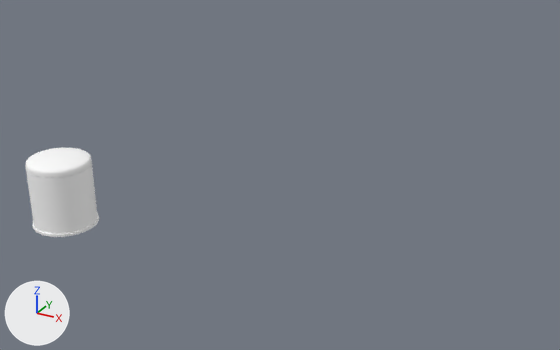
What one commit did to the FBX model project/Assets/Models/FBX/SM_Tea_Caddie.fbx.
Camera for both pictures: a 50 mm camera at (4.27, -4.13, 2.91) aimed at (1.76, 0.44, 0.62). Arrows for +X, +Y and +Z are at lower left; the lights stay in place. Where no turn or scale is listed for an object, it has been applied to the vertices.
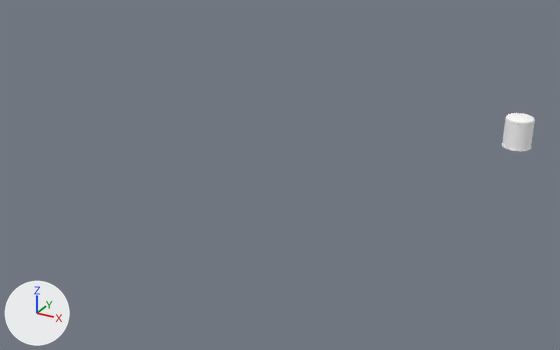
Where the change shows, as pixel boxes (x1, y1, x2, y2) in the pictures (560 x 350 px; the box of a moved part takes in the faces that stretch with it):
'pCylinder2', reshaped, moved (55% narrower, 57% shorter)
    before: (25, 147, 99, 237)
    after: (502, 113, 535, 151)
part 1 of me_mesh, moved or reshaped
    before: (25, 147, 92, 177)
    after: (505, 113, 535, 125)
part 2 of me_mesh, moved or reshaped
    before: (26, 164, 99, 237)
    after: (502, 119, 534, 151)

The edits, one by one:
me_mesh has 685 vertices, 670 faces and spans x -0.265..0.265, y -0.265..0.265, z -0.607..-0.022.
me_mesh is used by ob_pcylinder2; location (0.0, 0.0, 0.608).
me_mesh part 1: the loose piece of 242 vertices spanning x -0.255..0.255, y -0.255..0.255, z -0.1..-0.022 is scaled about its middle by 0.361, then moved by (0.0, 0.0, 0.153).
me_mesh part 2: the loose piece of 402 vertices spanning x -0.265..0.265, y -0.265..0.265, z -0.607..-0.099 is turned 115.5 degrees about the z axis through its middle and scaled by 0.361, then moved by (0.0, 0.0, 0.339).
Object 'pCylinder2' (ob_pcylinder2) moves from (0.0, 0.0, 0.608) to (3.328, 0.843, 1.113).
